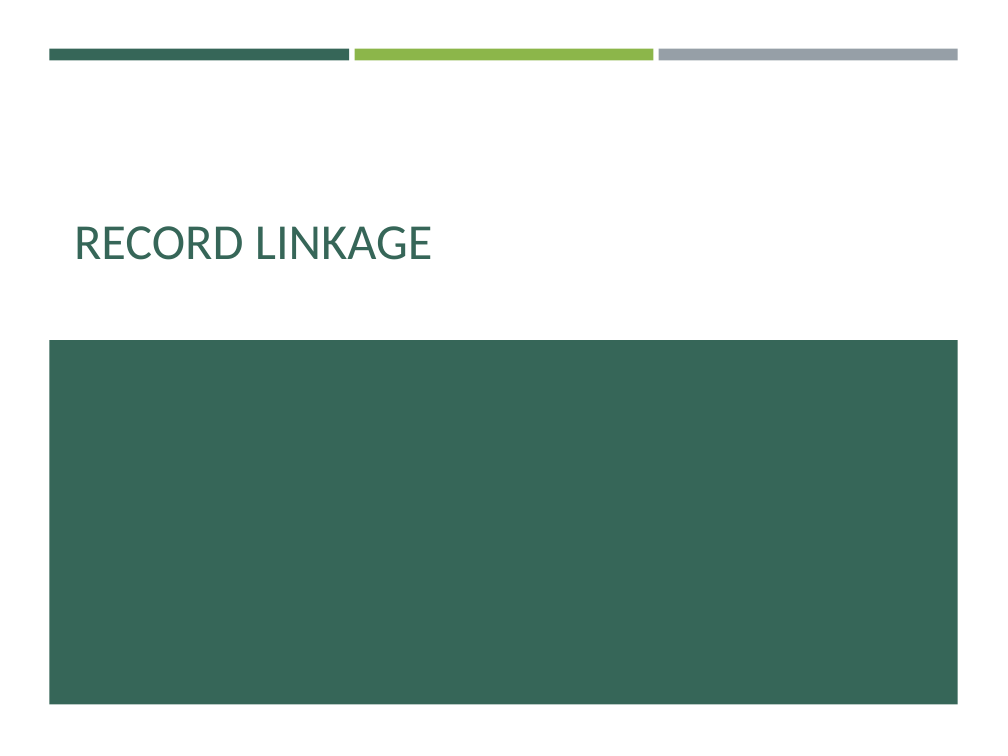
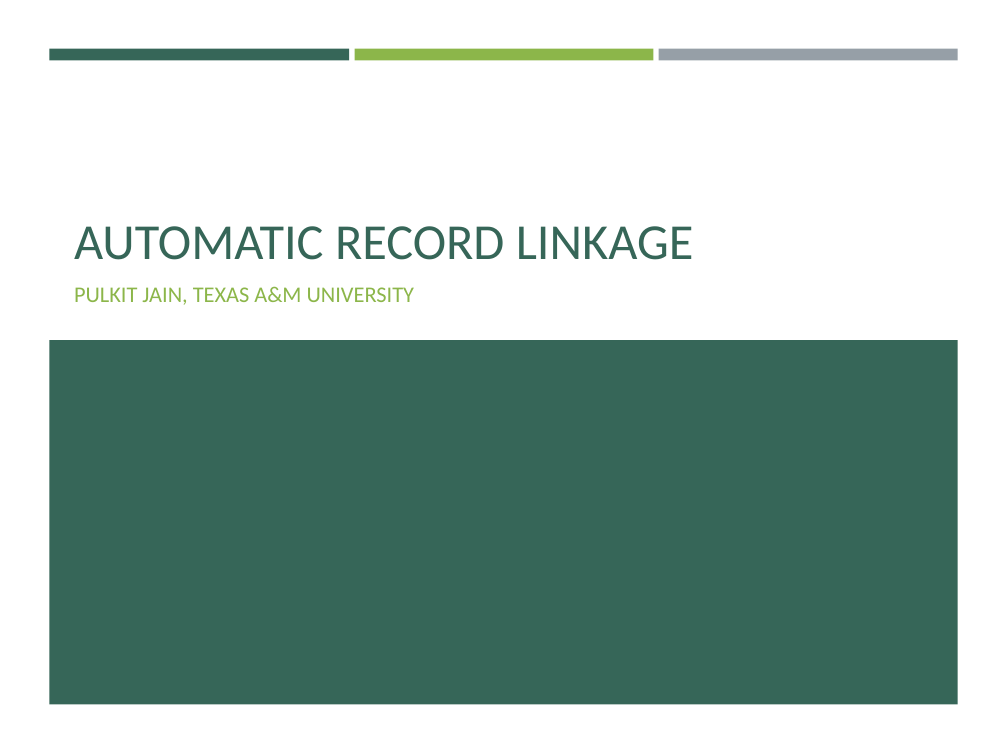
Before and after one commit to pulkitjain1004/autoRL, a slide deck: slide 1 of Record_Linkage.pptx. Drawn at 1008x756 pixels with LibreOffice and Linux fonts; fonts in the diff are those of the drawing. Boxes give left, top, right and bottom in pixels: in the first picture for what was removed or moved away, otherwise in the second. Text is boxed around its words. In the diff, an @@ line names an element or a change of style, - is before the commit and + after.

```diff
--- a/Record_Linkage.pptx
+++ b/Record_Linkage.pptx
@@ title at box(74, 226, 694, 260): text changed @@
-RECORD LINKAGE
+AUTOMATIC RECORD LINKAGE
@@ subtitle added at box(74, 286, 414, 305), 16 pt, text #8CB64A @@
+PULKIT JAIN, TEXAS A&M UNIVERSITY
```
Also in this commit, not shown: 13 other slides changed, 1 slide added.
